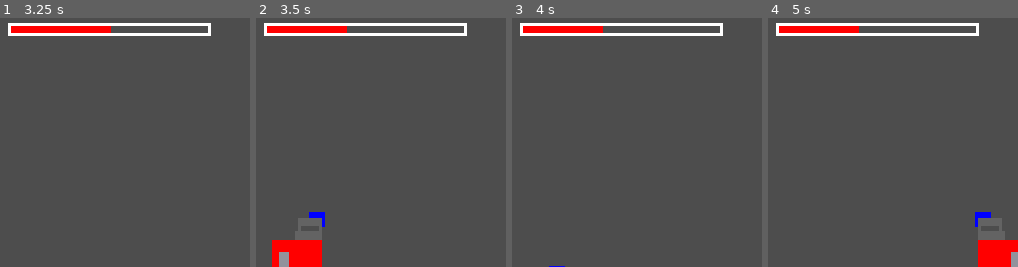
Above: before the commit, frames 1-4 (left to right).
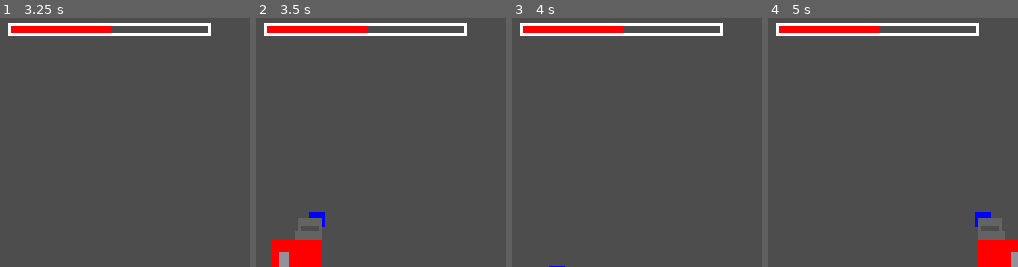
Above: after the commit, the same moments.

Repository: AceLeft/Dragon-Fall-Godot
Game: Godot game, scene res://lair/lair.tscn
The game is run twice, just before and just after one commit, with the same random seed, the same clock (stepped at 60 frames per second) and the same inputs.
Inputs:
- Up to frame 1 (3.25 s): hold Space (attack) 0.53-1.28 s; hold D (move_right) 0.53-2.03 s; tap S (jump) at 0.77, 1.52, 3.02 s; tap Space (attack) at 1.35, 2.85 s; hold Space (attack) 2.03-2.78 s; hold Left (move_left) from 2.03 s (still down)
- Up to frame 2 (3.5 s): keep holding Left (move_left)
- Up to frame 3 (4 s): keep holding Left (move_left); hold Space (attack) from 3.53 s (still down); tap S (jump) at 3.77 s
- Up to frame 4 (5 s): release Left (move_left) at 4.28 s; release Space (attack) at 4.28 s; hold D (move_right) from 4.28 s (still down); tap Space (attack) at 4.35 s; tap S (jump) at 4.52 s
The pictures show only the part of the screen within x 0-50%, y 0-50%; the shares and areas given below are measured in that part.

Frame 1 is identical in both runs. In frame 2, 0.2% of the frame differs, in the area x 36-45%, y 3-7%; in frame 3, 0.2%; in frame 4, 0.2%.

Commit message:
Allow fire to stop and start

Diff:
--- a/project/dragon/dragon.tscn
+++ b/project/dragon/dragon.tscn
@@ -132,5 +132,4 @@
 color = Color(0.501961, 0.227451, 0.109804, 1)
 
 [node name="Fire" parent="." instance=ExtResource("4_ii6l6")]
-visible = false
 position = Vector2(255, 184)
--- /dev/null
+++ b/project/enemies/fire.gd
@@ -0,0 +1,17 @@
+extends Node2D
+
+@onready var _particle_effect: CPUParticles2D = $FireEffect
+@onready var _area : Area2D = $DamageArea
+
+func _ready() -> void:
+	stop()
+
+
+func stop() -> void:
+	_particle_effect.emitting = false
+	_area.monitorable = false
+
+
+func start() -> void:
+	_particle_effect.emitting = true
+	_area.monitorable = true
--- a/project/enemies/fire.tscn
+++ b/project/enemies/fire.tscn
@@ -1,4 +1,6 @@
-[gd_scene load_steps=2 format=3 uid="uid://dxlaxc2grmkss"]
+[gd_scene load_steps=3 format=3 uid="uid://dxlaxc2grmkss"]
+
+[ext_resource type="Script" path="res://enemies/fire.gd" id="1_4i02h"]
 
 [sub_resource type="Gradient" id="Gradient_xa3q2"]
 interpolation_mode = 1
@@ -8,8 +10,10 @@
 metadata/_snap_count = 5
 
 [node name="Fire" type="Node2D"]
+script = ExtResource("1_4i02h")
 
 [node name="FireEffect" type="CPUParticles2D" parent="."]
+emitting = false
 amount = 100
 emission_shape = 1
 emission_sphere_radius = 19.1
@@ -25,6 +29,8 @@
 [node name="DamageArea" type="Area2D" parent="."]
 collision_layer = 2
 collision_mask = 0
+monitoring = false
+monitorable = false
 
 [node name="CollisionShape2D" type="CollisionPolygon2D" parent="DamageArea"]
 polygon = PackedVector2Array(0, -21, -623, -200, -623, 200, 0, 21)
